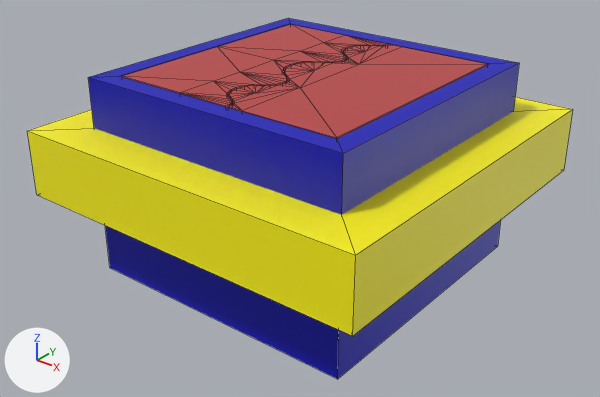
One commit to the FBX model Assets/03_Models/Platforms/BM_Platform_Obstacle03_001.fbx: the scene before it, then after it.
Camera for both pictures: a camera (50 mm lens) standing at (3.24, -4.14, 1.61) and looking at (0.01, -0.11, -0.89). Every picture has the same lights, and +X, +Y and +Z are marked at lower left. Mesh edges are drawn as thin lines. Where no turn or scale is listed for an object, it has been applied to the vertices.

In view in the first picture: 'BM_Platform_Obstacle03_001', 'BM_Platform_Obstacle03_DoorL_001', 'BM_Platform_Obstacle03_DoorR_001', 'BM_Platform_Obstacle03_Emissive_001'.
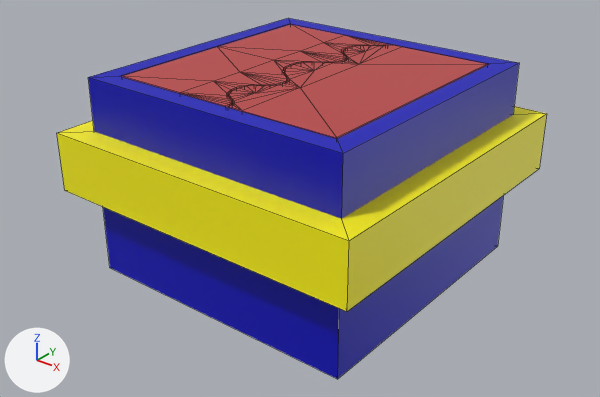
Edits to the bpy script that builds the scene:
```text
Change me_mesh_001:
    where me_mesh_001.from_pydata(...)  # 16 vertices, 12 faces; spans x -1.3..1.3, y -1.3..1.3, z -0.23..0.23
    used by ob_bm_platform_obstacle03_emissive_001; location = (0.0, 0.0, -0.575)
    me_mesh_001 part 1
    me_mesh_001.vertices[0].co: (-1.3, -1.3, -0.23) -> (-1.17, -1.17, -0.21)  # pixel (36, 194) -> pixel (64, 190)
    me_mesh_001.vertices[1].co: (1.3, -1.3, -0.23) -> (1.17, -1.17, -0.21)  # pixel (352, 336) -> pixel (347, 311)
    me_mesh_001.vertices[2].co: (-1.3, -1.3, 0.23) -> (-1.17, -1.17, 0.21)  # pixel (27, 130) -> pixel (56, 132)
    me_mesh_001.vertices[3].co: (1.3, -1.3, 0.23) -> (1.17, -1.17, 0.21)  # pixel (355, 255) -> pixel (349, 240)
    me_mesh_001.vertices[4].co: (-1.3, 1.3, 0.23) -> (-1.17, 1.17, 0.21)
    me_mesh_001.vertices[5].co: (1.3, 1.3, 0.23) -> (1.17, 1.17, 0.21)  # pixel (572, 109) -> pixel (546, 113)
    me_mesh_001.vertices[6].co: (-1.3, 1.3, -0.23) -> (-1.17, 1.17, -0.21)
    me_mesh_001.vertices[7].co: (1.3, 1.3, -0.23) -> (1.17, 1.17, -0.21)  # pixel (563, 170) -> pixel (539, 168)
    me_mesh_001.vertices[8].co: (-0.94, -0.94, 0.23) -> (-0.92, -0.92, 0.21)
    me_mesh_001.vertices[9].co: (0.94, -0.94, 0.23) -> (0.92, -0.92, 0.21)
    me_mesh_001.vertices[10].co: (0.94, 0.94, 0.23) -> (0.92, 0.92, 0.21)
    me_mesh_001.vertices[11].co: (-0.94, 0.94, 0.23) -> (-0.92, 0.92, 0.21)
    me_mesh_001.vertices[12].co: (-0.94, 0.94, -0.23) -> (-0.92, 0.92, -0.21)
    me_mesh_001.vertices[13].co: (0.94, 0.94, -0.23) -> (0.92, 0.92, -0.21)
    me_mesh_001.vertices[14].co: (0.94, -0.94, -0.23) -> (0.92, -0.92, -0.21)
    me_mesh_001.vertices[15].co: (-0.94, -0.94, -0.23) -> (-0.92, -0.92, -0.21)
```

Changed parts and their boxes [x1, y1, x2, y2] in the pictures (600 x 397 px):
'BM_Platform_Obstacle03_Emissive_001', reshaped (10% narrower, 14% shorter): before [27, 97, 573, 336]; after [57, 106, 547, 311]
